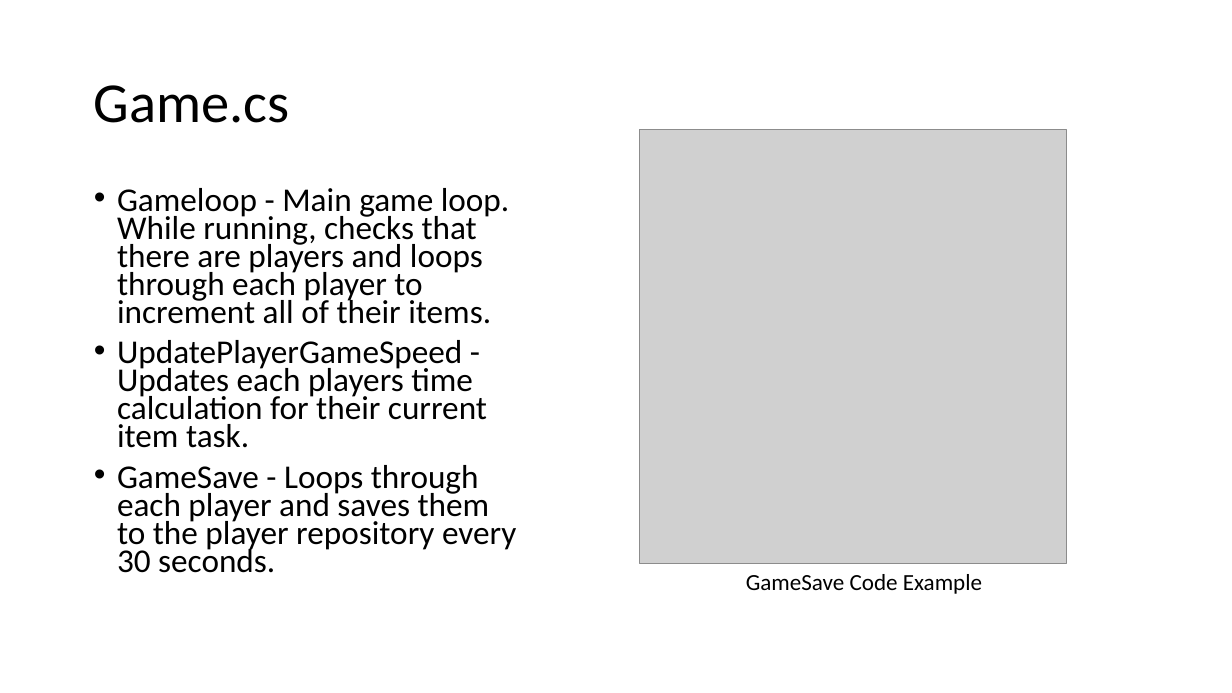
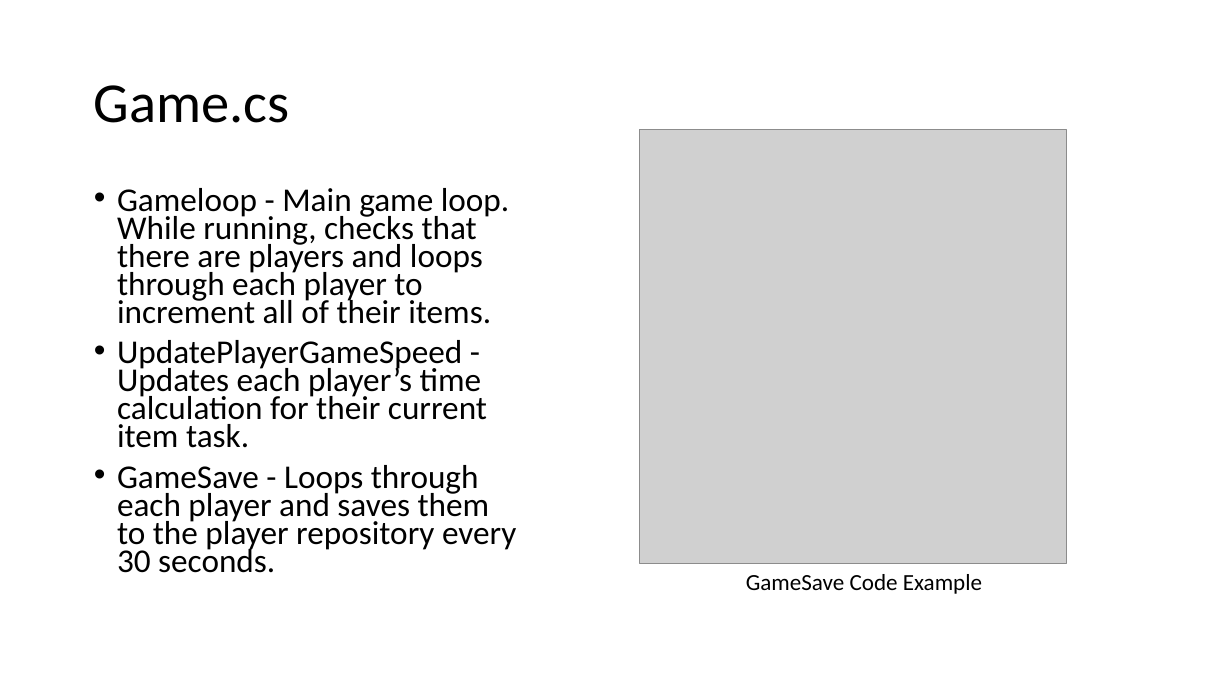
Before and after one commit to TheJavaCoder/Capstone, a slide deck: slide 4 of GameSystemObjects Documentation.pptx. Drawn at 1232x693 pixels with LibreOffice and Linux fonts; fonts in the diff are those of the drawing; grey boxes stand for pictures. Boxes give left, top, right and bottom in pixels: in the first picture for what was removed or moved away, otherwise in the second. Text is boxed around its words. In the diff, an @@ line names an element or a change of style, - is before the commit and + after.

```diff
--- a/GameSystemObjects Documentation.pptx
+++ b/GameSystemObjects Documentation.pptx
@@ text at (x1=117, y1=340, x2=487, y2=448): text changed @@
-• UpdatePlayerGameSpeed - Updates each players time calculation for their current item task.
+• UpdatePlayerGameSpeed - Updates each player’s time calculation for their current item task.
```
Also in this commit, not shown: 6 other slides changed.
